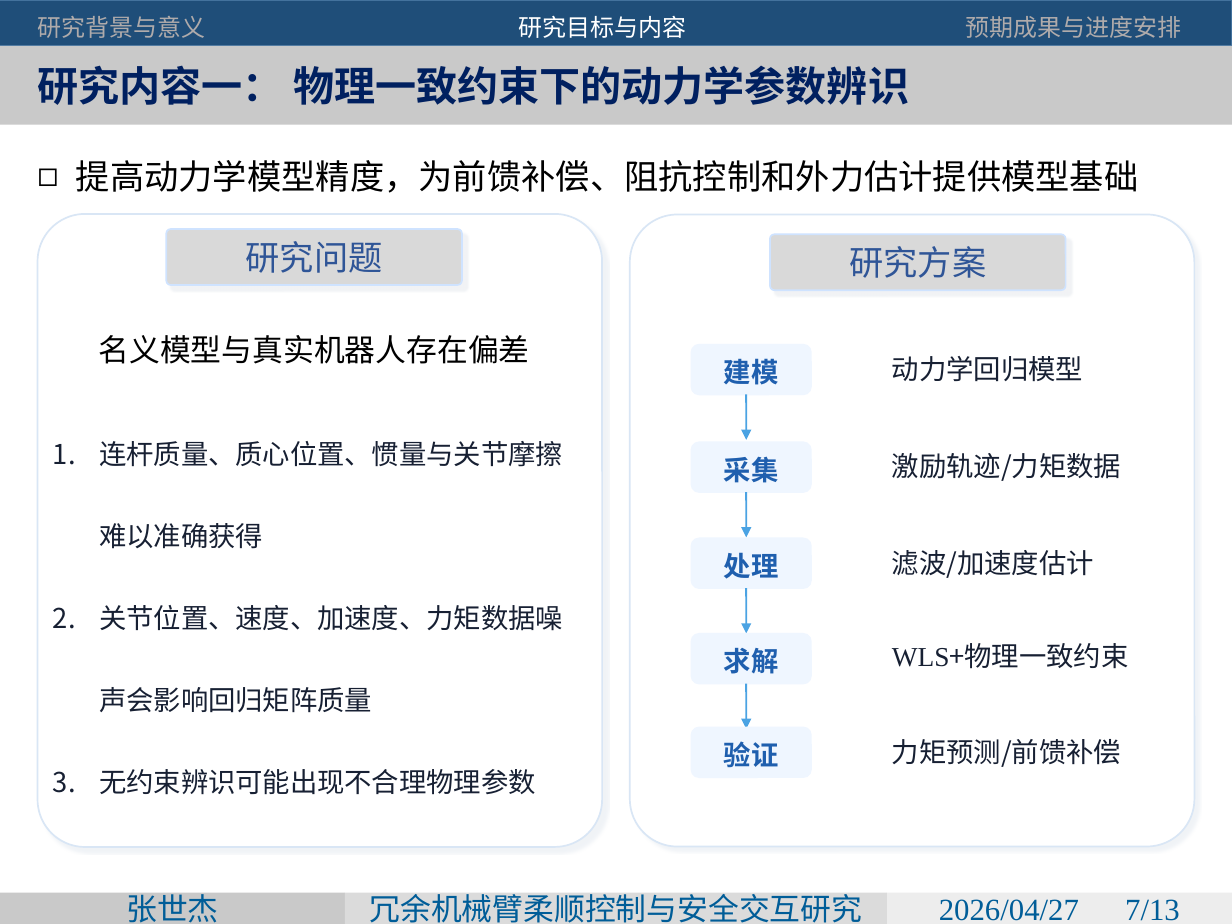
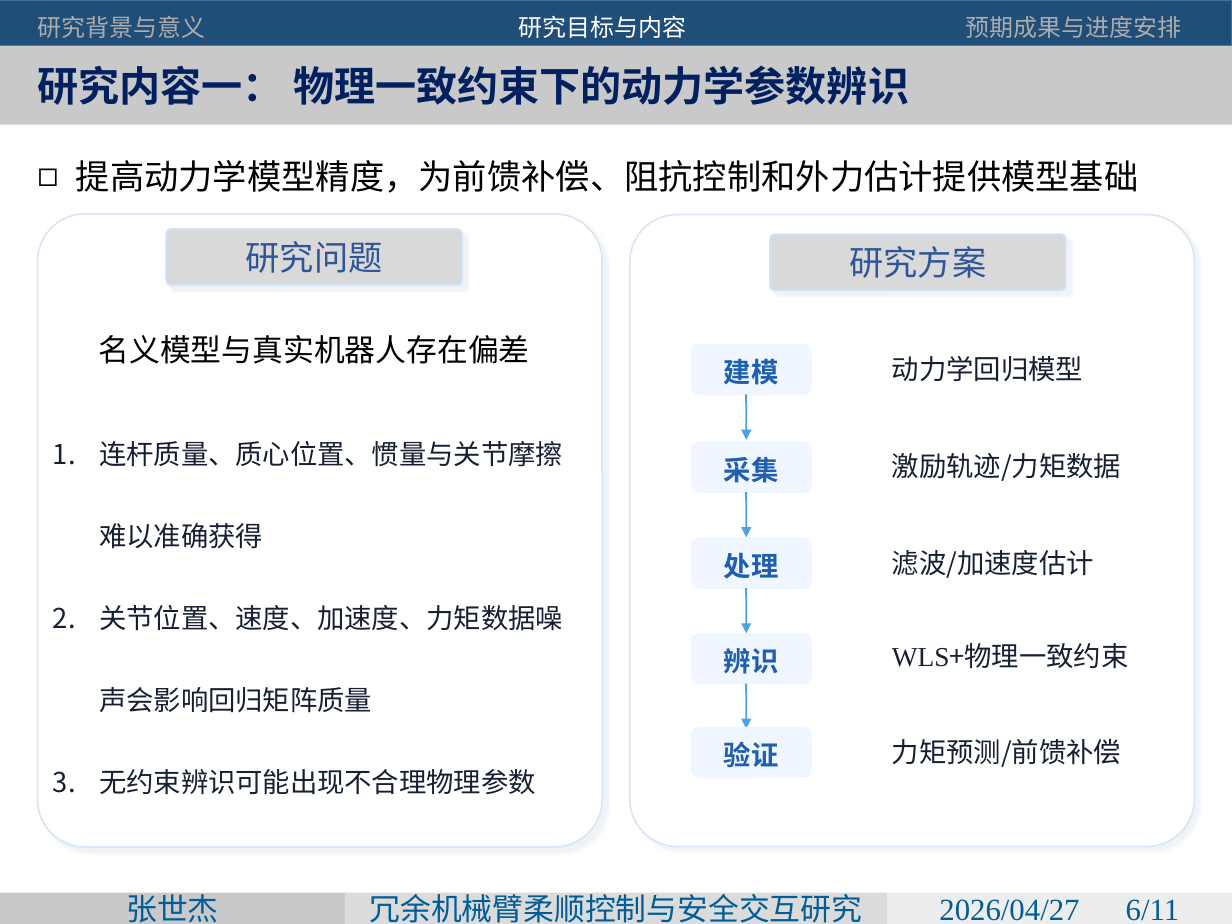
Before and after one commit to NeuroBot-ZSJ/graduation-project, a slide deck: slide 6 of 开题PPT-张世杰.pptx (slide 7 before the commit). Drawn at 1232x924 pixels with LibreOffice and Linux fonts; fonts in the diff are those of the drawing. Boxes give left, top, right and bottom in pixels: in the first picture for what was removed or moved away, otherwise in the second. Text is boxed around its words. In the diff, an @@ line names an element or a change of style, - is before the commit and + after.

```diff
--- a/开题PPT-张世杰.pptx
+++ b/开题PPT-张世杰.pptx
@@ text at (724, 648, 779, 674): text changed @@
-求解
+辨识
@@ text in rectangle at (939, 899, 1180, 921): text changed @@
-2026/04/27 7/13
+2026/04/27 6/11
```
Also in this commit, not shown: 10 other slides changed, 2 slides removed.
